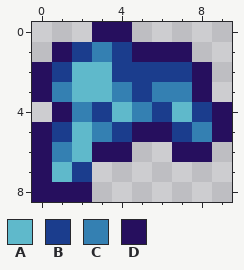
Two states of a pixel-art sprite, Items/ItemSets/Gelatine/GelatineCap.png. The first picture shows the starting point.
The file is 20x18 pixels, drawn in blocks of 2x2; one block is one cell here.
Palette (. is transparent): A #5fb9cb  B #1b3d8d  C #3480b2  D #260f5e
Pixels before, first column x 0:
0 ...DD.....
1 .DBCBDDD..
2 DBAABBBBD.
3 DCAACBCCD.
4 .DCBACBABD
5 DBACBDDBCD
6 DCADD..DD.
7 DAB.......
8 DDD.......
Now the later version:
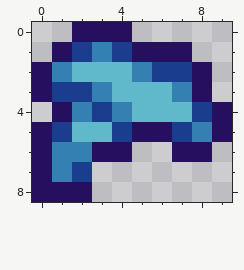
What changed:
y 0: x 2 . -> D
y 2: x 1 B -> C; x 4..5 BB -> AC
y 3: x 1..6 CAACBC -> BBCAAA
y 4: x 4..6 ACB -> CAA
y 5: x 3 C -> A
y 6: x 2 A -> C
y 7: x 1 A -> C
Pixel boxes of the changes (left, top, right, bottom) in both pictures:
changed: (52, 22, 172, 182)
